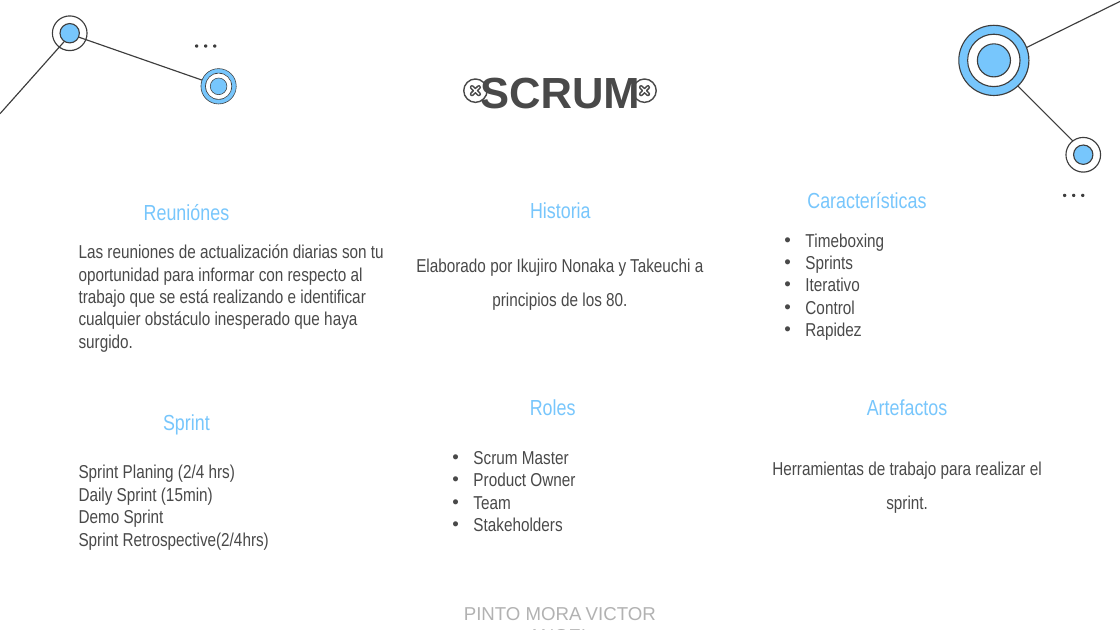
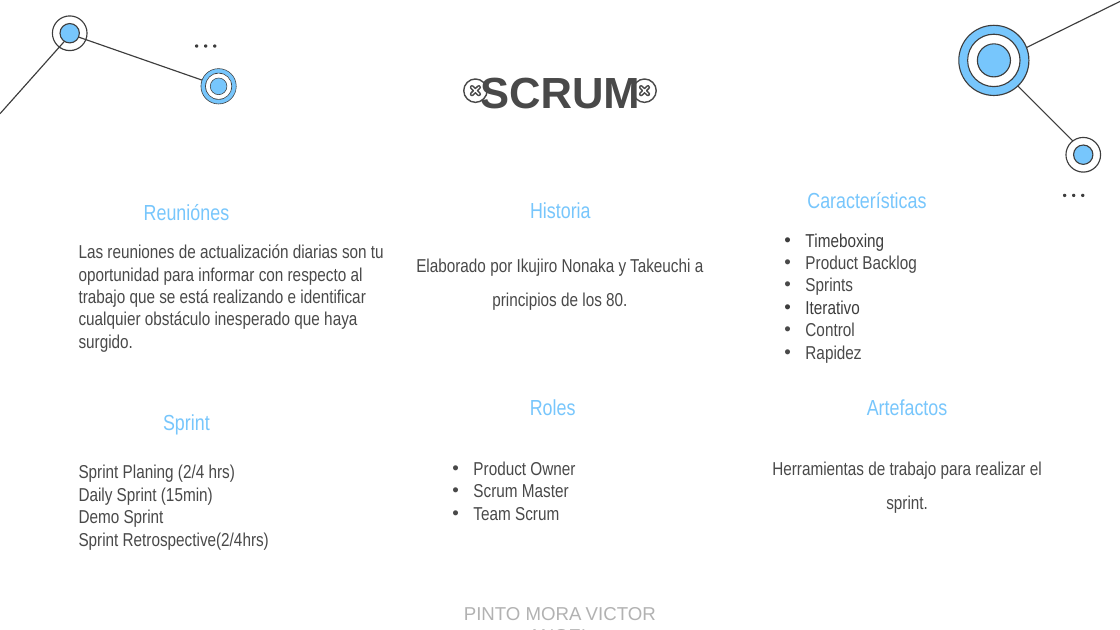
Before and after one commit to EgCooper/Mxt-Technology, a slide deck: slide 22 of Documentacion/Mxt-Technology Presentacion.pptx. Drawn at 1120x630 pixels with LibreOffice and Linux fonts; fonts in the diff are those of the drawing. Boxes give left, top, right and bottom in pixels: in the first picture for what was removed or moved away, otherwise in the second. Text is boxed around its words. In the diff, an @@ line names an element or a change of style, - is before the commit and + after.

```diff
--- a/Documentacion/Mxt-Technology Presentacion.pptx
+++ b/Documentacion/Mxt-Technology Presentacion.pptx
@@ subtitle at [805,233,884,314]: text colour #494949 to #3D3D3D in "Timeboxing", "Iterativo" @@
@@ subtitle at [805,255,916,273]: paragraph added @@
+• Product Backlog
@@ subtitle "Product Owner": place and size @@
-subtitle "Product Owner" at [473,451,575,531]
+subtitle "Product Owner" at [473,461,575,520]
@@ subtitle at [473,461,575,475]: paragraph added @@
+• Product Owner
@@ subtitle at [473,507,559,520]: text changed @@
-• Product Owner
-• Team
-• Stakeholders
+• Team Scrum
```
Also in this commit, not shown: 4 other slides changed, 4 slides added.
